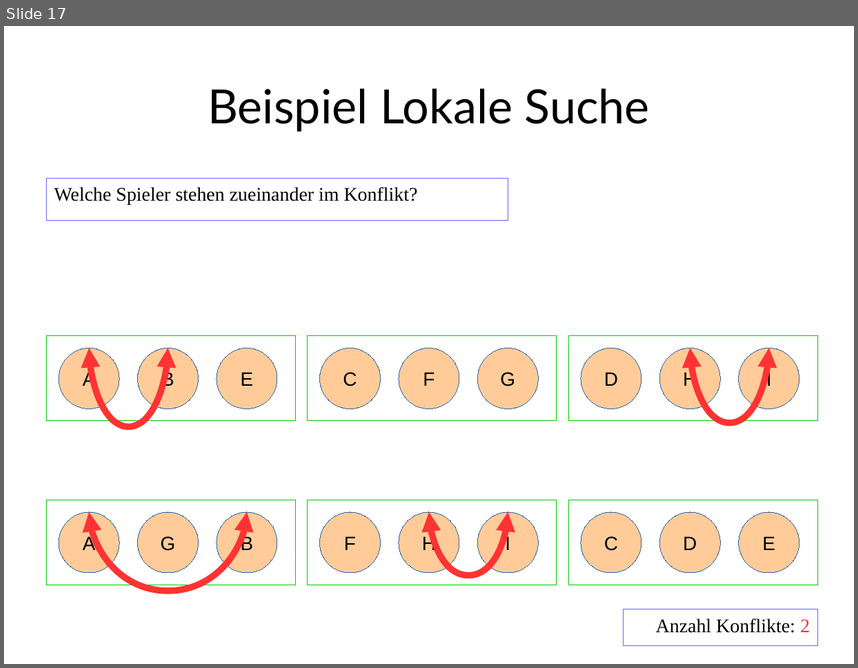
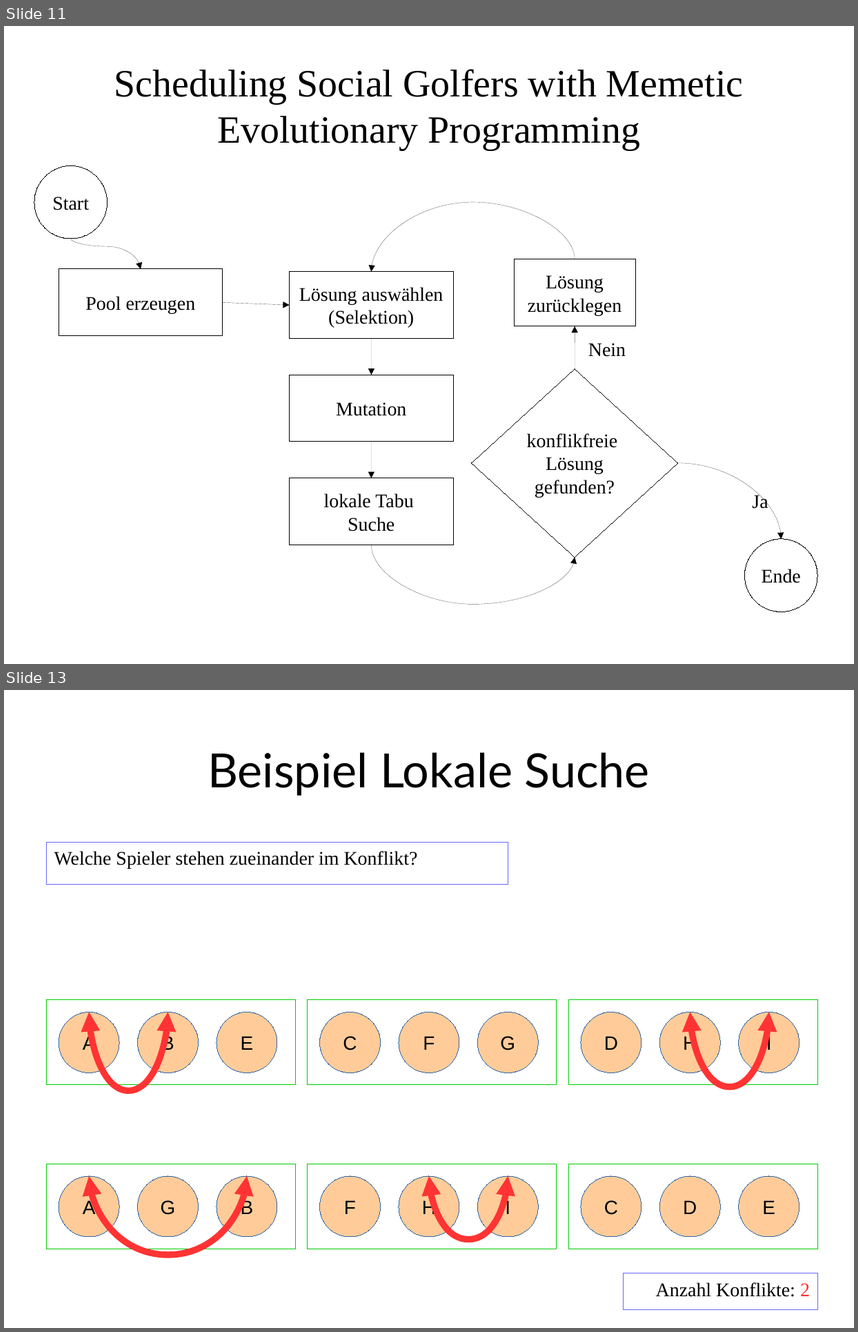
Before and after one commit to RincewindWizzard/social-golfers, a slide deck: presentation/DennisLindemannSocialGolferProblem.odp. Shown one above the other, each under a label of ours: slide 17 before the commit, slides 11 and 13 after it; the slides between them are not shown. The pictures are 858x668 and 858x1332 pixels, drawn with LibreOffice and Linux fonts; fonts in the diff are those of the drawing. Boxes give left, top, right and bottom in pixels: in the first picture for what was removed or moved away, otherwise in the second. Text is boxed around its words. In the diff, an @@ line names an element or a change of style, - is before the commit and + after.

```diff
--- a/presentation/DennisLindemannSocialGolferProblem.odp
+++ b/presentation/DennisLindemannSocialGolferProblem.odp
@@ slide 11 added at [4,26,854,664], background #FFFFFF @@
@@ title added at [114,69,743,150], 36 pt, text #000000 @@
+Scheduling Social Golfers with Memetic
+Evolutionary Programming
@@ ellipse added at [34,165,107,238], fill #FFFFFF, outline #000000 0 pt, 18 pt, text #000000 @@
+Start
@@ curved arrow added from (575, 259) to (371, 272), #000000 0 pt @@
@@ curved arrow added from (71, 239) to (141, 269), #000000 0 pt @@
@@ rectangle added at [59,269,223,336], fill #FFFFFF, outline #000000 0 pt, 18 pt, text #000000 @@
+Pool erzeugen
@@ rectangle added at [290,272,454,339], fill #FFFFFF, outline #000000 0 pt, 18 pt, text #000000 @@
+Lösung auswählen
+(Selektion)
@@ rectangle added at [514,259,635,326], fill #FFFFFF, outline #000000 0 pt, 18 pt, text #000000 @@
+Lösung
+zurücklegen
@@ arrow added from (222, 302) to (290, 305), #000000 0 pt @@
@@ arrow added from (575, 368) to (575, 326), #000000 0 pt @@
@@ arrow added from (371, 339) to (371, 374), #000000 0 pt @@
@@ text added at [588,343,626,357], 18 pt, text #000000 @@
+Nein
@@ rectangle added at [290,374,454,442], fill #FFFFFF, outline #000000 0 pt, 18 pt, text #000000 @@
+Mutation
@@ diamond added at [471,368,678,557], fill #FFFFFF, outline #000000 0 pt, 18 pt, text #000000 @@
+konflikfreie
+Lösung
+gefunden?
@@ arrow added from (371, 442) to (371, 478), #000000 0 pt @@
@@ rectangle added at [290,478,454,545], fill #FFFFFF, outline #000000 0 pt, 18 pt, text #000000 @@
+lokale Tabu
+Suche
@@ curved arrow added from (678, 463) to (782, 539), #000000 0 pt @@
@@ text added at [752,493,768,508], 18 pt, text #000000 @@
+Ja
@@ ellipse added at [745,539,818,612], fill #FFFFFF, outline #000000 0 pt, 18 pt, text #000000 @@
+Ende
@@ curved arrow added from (371, 545) to (575, 557), #000000 0 pt @@
@@ what was slide 17 is now slide 13 @@
```
Also in this commit, not shown: 4 slides changed, 5 slides removed, 1 other file.
